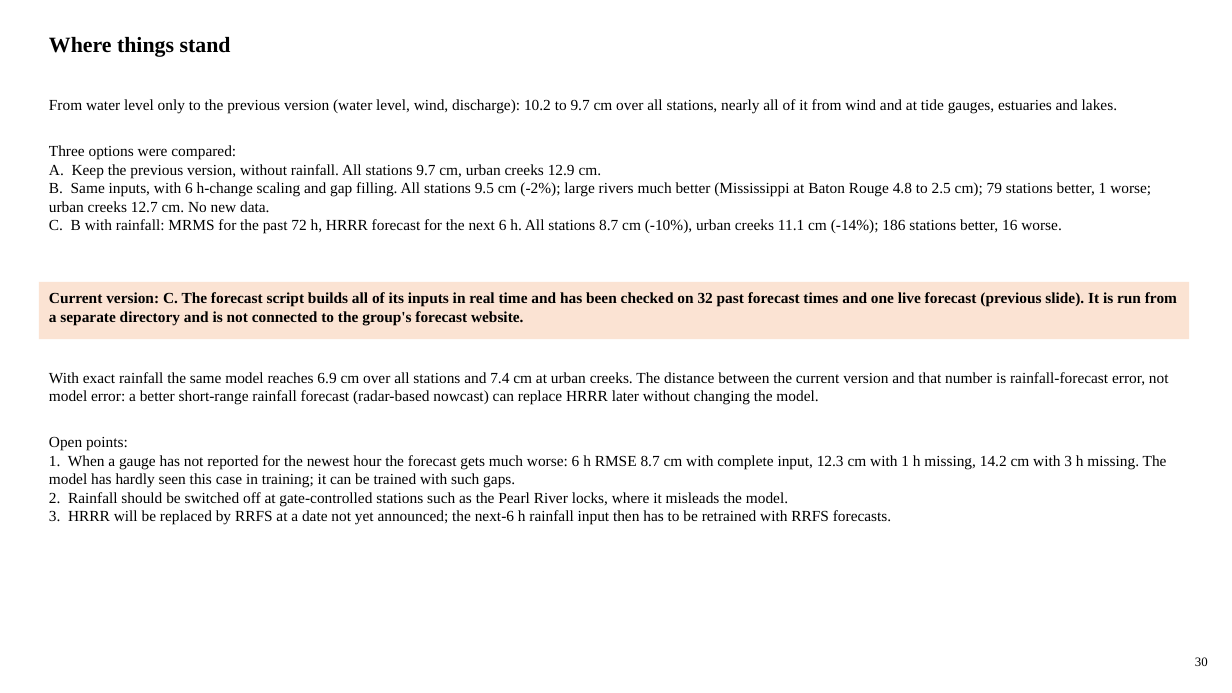
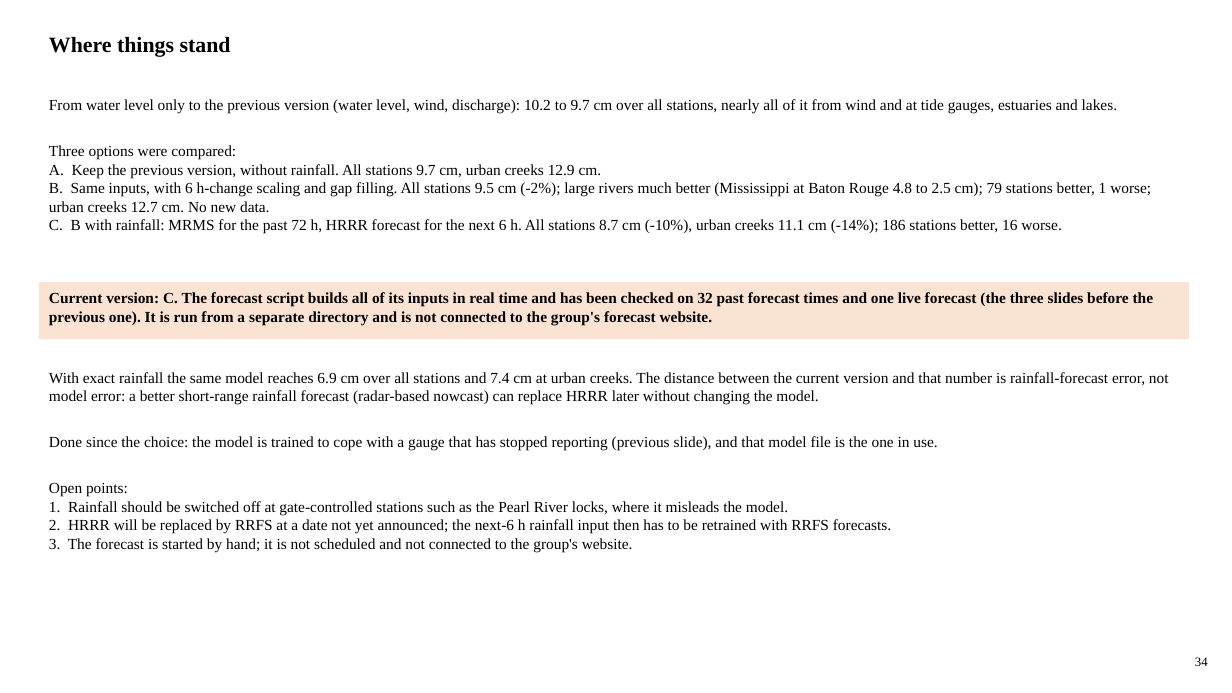
Before and after one commit to LaurenW1997/subdomainLSTM, a slide deck: slide 34 of deliverables/17_versions/version_comparison.pptx (slide 30 before the commit). Drawn at 1232x693 pixels with LibreOffice and Linux fonts; fonts in the diff are those of the drawing. Boxes give left, top, right and bottom in pixels: in the first picture for what was removed or moved away, otherwise in the second. Text is boxed around its words. In the diff, an @@ line names an element or a change of style, - is before the commit and + after.

```diff
--- a/deliverables/17_versions/version_comparison.pptx
+++ b/deliverables/17_versions/version_comparison.pptx
@@ text at (x1=49, y1=292, x2=1153, y2=325): text changed @@
-Current version: C. The forecast script builds all of its inputs in real time and has been checked on 32 past forecast times and one live forecast (previous slide). It is run from a separate directory and is not connected to the group's forecast website.
+Current version: C. The forecast script builds all of its inputs in real time and has been checked on 32 past forecast times and one live forecast (the three slides before the previous one). It is run from a separate directory and is not connected to the group's forecast website.
@@ text at (x1=49, y1=436, x2=937, y2=451): paragraph added @@
+Done since the choice: the model is trained to cope with a gauge that has stopped reporting (previous slide), and that model file is the one in use.
@@ text at (x1=49, y1=501, x2=891, y2=553): text changed @@
-1. When a gauge has not reported for the newest hour the forecast gets much worse: 6 h RMSE 8.7 cm with complete input, 12.3 cm with 1 h missing, 14.2 cm with 3 h missing. The model has hardly seen this case in training; it can be trained with such gaps.
-2. Rainfall should be switched off at gate-controlled stations such as the Pearl River locks, where it misleads the model.
-3. HRRR will be replaced by RRFS at a date not yet announced; the next-6 h rainfall input then has to be retrained with RRFS forecasts.
+1. Rainfall should be switched off at gate-controlled stations such as the Pearl River locks, where it misleads the model.
+2. HRRR will be replaced by RRFS at a date not yet announced; the next-6 h rainfall input then has to be retrained with RRFS forecasts.
+3. The forecast is started by hand; it is not scheduled and not connected to the group's website.
@@ text at (x1=1195, y1=657, x2=1208, y2=666): text changed @@
-30
+34
```
Also in this commit, not shown: 29 other slides changed, 4 slides added, 2 other files.
